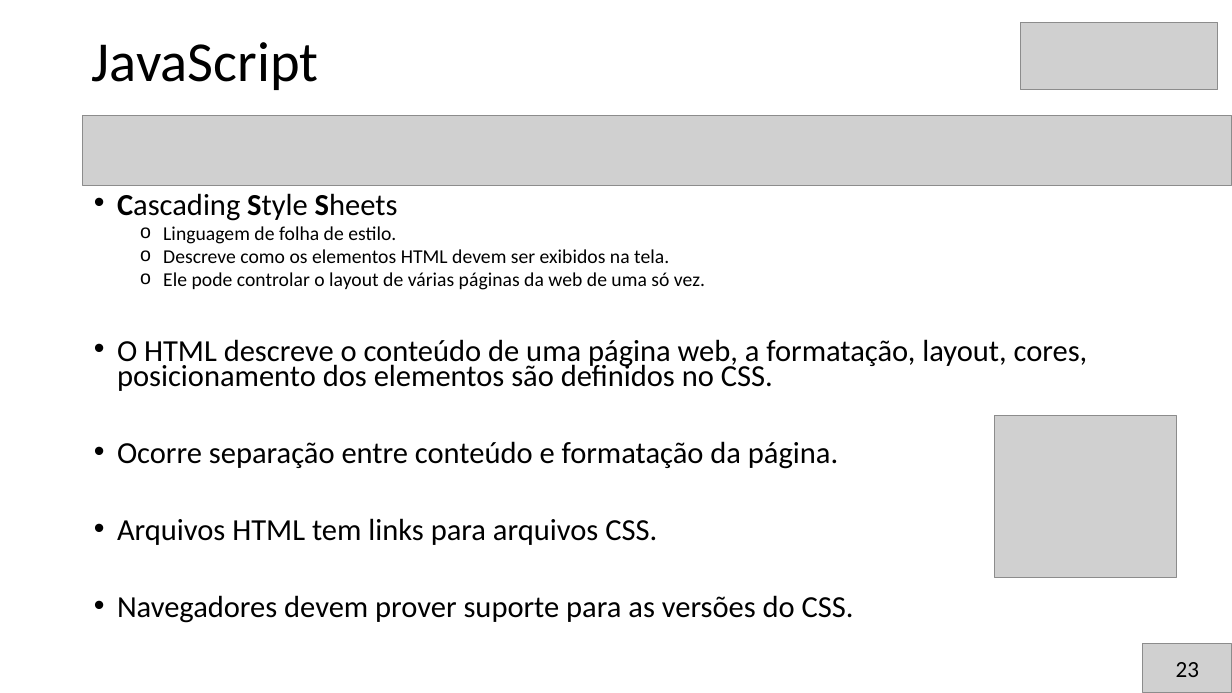
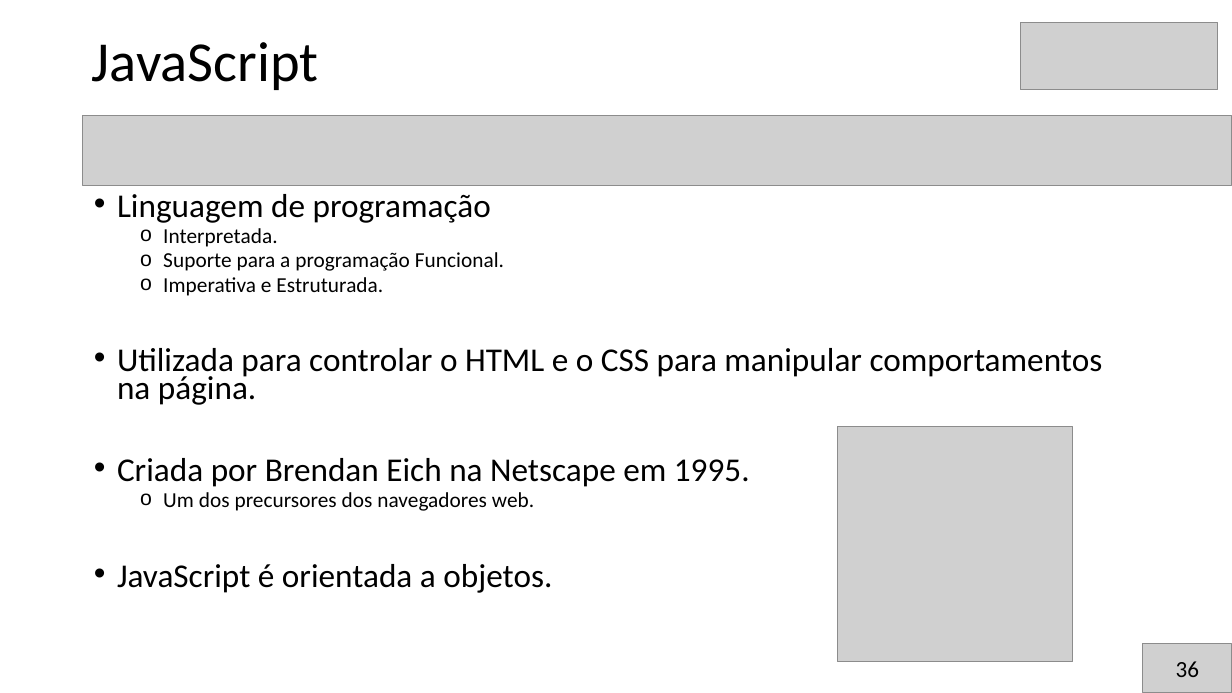
Before and after one commit to brunoslima/Secompp-Minicursos, a slide deck: slide 37 of Introdução ao Desenvolvimento de Front-End com HTMLCSSJS/Apresentacao/apresentacao1.pptx. Drawn at 1232x693 pixels with LibreOffice and Linux fonts; fonts in the diff are those of the drawing; grey boxes stand for pictures. Boxes give left, top, right and bottom in pixels: in the first picture for what was removed or moved away, otherwise in the second. Text is boxed around its words. In the diff, an @@ line names an element or a change of style, - is before the commit and + after.

```diff
--- a/Introdução ao Desenvolvimento de Front-End com HTMLCSSJS/Apresentacao/apresentacao1.pptx
+++ b/Introdução ao Desenvolvimento de Front-End com HTMLCSSJS/Apresentacao/apresentacao1.pptx
@@ text at [117,194,1103,593]: text changed; size 23.8 to 25.9 pt @@
-• Cascading Style Sheets
-  o Linguagem de folha de estilo.
-  o Descreve como os elementos HTML devem ser exibidos na tela.
-  o Ele pode controlar o layout de várias páginas da web de uma só vez.
-• O HTML descreve o conteúdo de uma página web, a formatação, layout, cores, posicionamento dos elementos são definidos no CSS.
-• Ocorre separação entre conteúdo e formatação da página.
-• Arquivos HTML tem links para arquivos CSS.
-• Navegadores devem prover suporte para as versões do CSS.
+• Linguagem de programação
+  o Interpretada.
+  o Suporte para a programação Funcional.
+  o Imperativa e Estruturada.
+• Utilizada para controlar o HTML e o CSS para manipular comportamentos na página.
+• Criada por Brendan Eich na Netscape em 1995.
+  o Um dos precursores dos navegadores web.
+• JavaScript é orientada a objetos.
@@ picture removed at [995,415,1177,578] @@
@@ picture added at [837,426,1073,662] @@
@@ text at [1176,661,1199,677]: text changed @@
-23
+36
```
Also in this commit, not shown: 5 other slides changed, 1 slide added, 2 other files.
